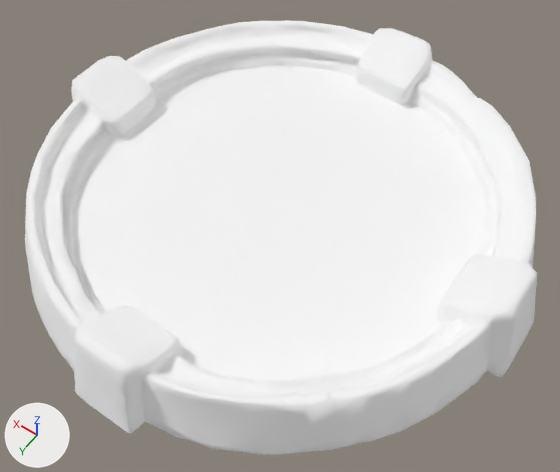
A saved change to the glTF model Client/Client/Resource/DDSMapData/Meshes/mana_pool_0810063423_texture.gltf.
The view is the same before and after, from a camera (50 mm lens) standing at (-1.106, 1.553, 2.0) and looking at (-0.063, 0.093, -0.294). The axes (+X, +Y, +Z) are drawn at lower left. The lights are the same throughout. The older version comes first.

Objects in the first picture: 'mana_pool_0810063423_texture'.
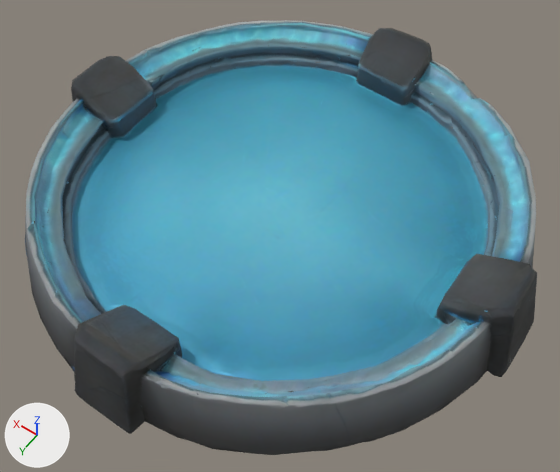
Changed parts and their boxes (x1, y1, x2, y2) in the pictures (560 x 472 px):
'mana_pool_0810063423_texture', recoloured (white to cyan)
    both: (25, 20, 537, 455)

What changed in the scene script:
```text
Add img_mana_pool_0810063423_texture_texture_2_png:
    img_mana_pool_0810063423_texture_texture_2_png = load_image('mana_pool_0810063423_texture_texture_2.png', 'mana_pool_0810063423_texture_texture_2.dds', 2048, 2048, 'Non-Color')
Add img_mana_pool_0810063423_texture_texture_1_png:
    img_mana_pool_0810063423_texture_texture_1_png = load_image('mana_pool_0810063423_texture_texture_1.png', 'mana_pool_0810063423_texture_texture_1.dds', 2048, 2048, 'Non-Color')
Add img_mana_pool_0810063423_texture_texture_0_png:
    img_mana_pool_0810063423_texture_texture_0_png = load_image('mana_pool_0810063423_texture_texture_0.png', 'mana_pool_0810063423_texture_texture_0.dds', 2048, 2048, 'sRGB')
Add mat_mana_pool_0810063423_texture_material_0_mana_pool_0810063423_texture:
    mat_mana_pool_0810063423_texture_material_0_mana_pool_0810063423_texture = bpy.data.materials.new('mana_pool_0810063423_texture_material_0_mana_pool_0810063423_texture')
    # uses the picture img_mana_pool_0810063423_texture_texture_0_png
    # uses the picture img_mana_pool_0810063423_texture_texture_1_png
    # uses the picture img_mana_pool_0810063423_texture_texture_2_png
Change me_mana_pool_0810063423_texture:
    where me_mana_pool_0810063423_texture.from_pydata(...)  # 2525 vertices, 5030 faces; spans x -1.0..0.99, y -1.0..1.0, z -0.4..-0.02
    remove me_mana_pool_0810063423_texture.materials.append(mat_mana_pool_0810063423_texture_material_0)  # white #ffffff
    add me_mana_pool_0810063423_texture.materials.append(mat_mana_pool_0810063423_texture_material_0_mana_pool_0810063423_texture)
```
